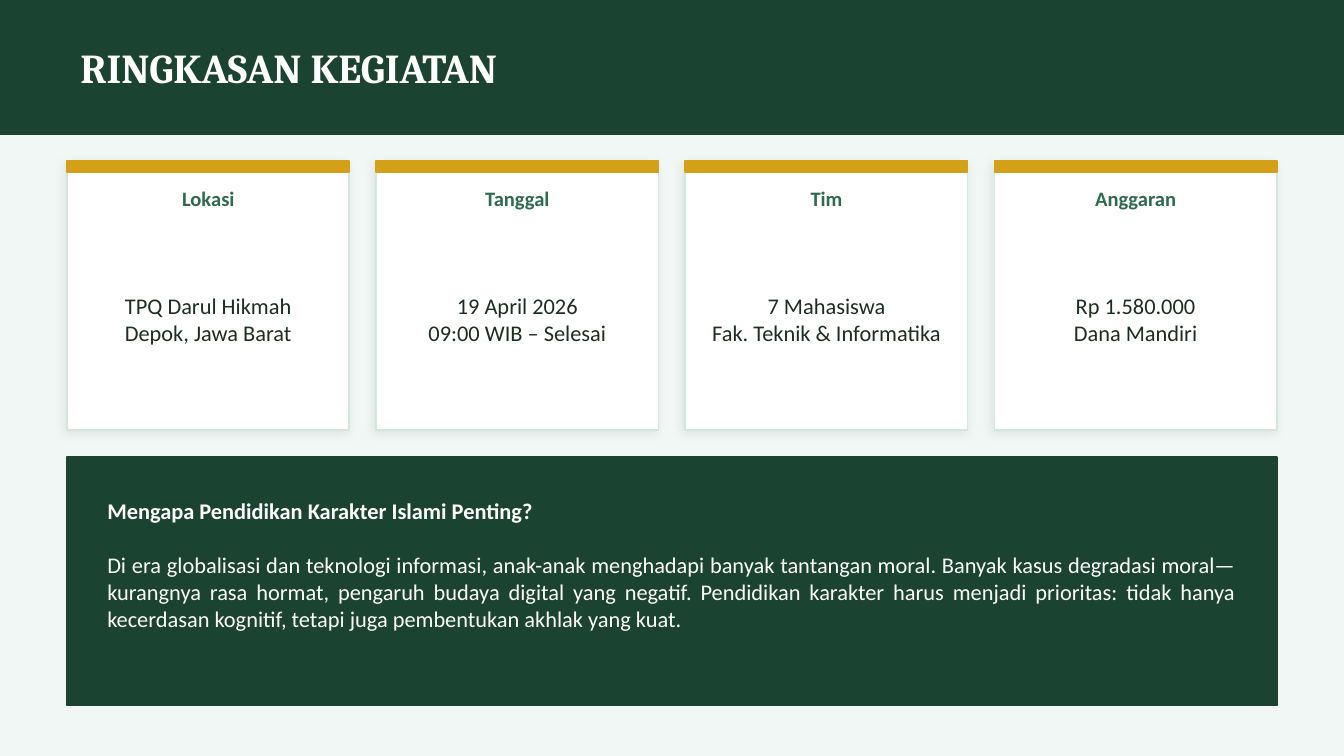
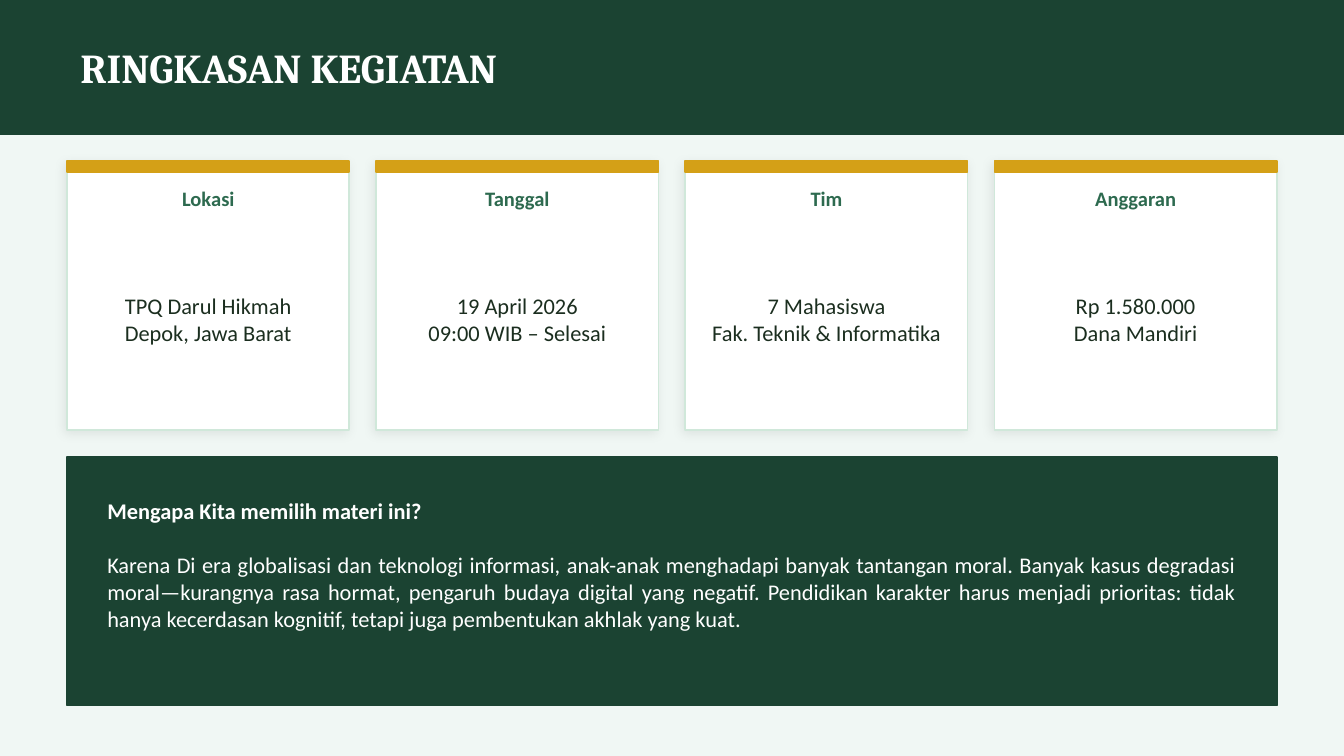
Before and after one commit to sraffiansyah/Pengabdian-Masyarakat-Portal, a slide deck: slide 2 of src/PPT_Laporan.pptx. Drawn at 1344x756 pixels with LibreOffice and Linux fonts; fonts in the diff are those of the drawing. Boxes give left, top, right and bottom in pixels: in the first picture for what was removed or moved away, otherwise in the second. Text is boxed around its words. In the diff, an @@ line names an element or a change of style, - is before the commit and + after.

Commit message:
add ppt laporan

```diff
--- a/src/PPT_Laporan.pptx
+++ b/src/PPT_Laporan.pptx
@@ text at <box>107,503,1235,631</box>: text changed @@
-Mengapa Pendidikan Karakter Islami Penting?
-Di era globalisasi dan teknologi informasi, anak-anak menghadapi banyak tantangan moral. Banyak kasus degradasi moral—kurangnya rasa hormat, pengaruh budaya digital yang negatif. Pendidikan karakter harus menjadi prioritas: tidak hanya kecerdasan kognitif, tetapi juga pembentukan akhlak yang kuat.
+Mengapa Kita memilih materi ini?
+Karena Di era globalisasi dan teknologi informasi, anak-anak menghadapi banyak tantangan moral. Banyak kasus degradasi moral—kurangnya rasa hormat, pengaruh budaya digital yang negatif. Pendidikan karakter harus menjadi prioritas: tidak hanya kecerdasan kognitif, tetapi juga pembentukan akhlak yang kuat.
```
Also in this commit, not shown: 1 other file.
